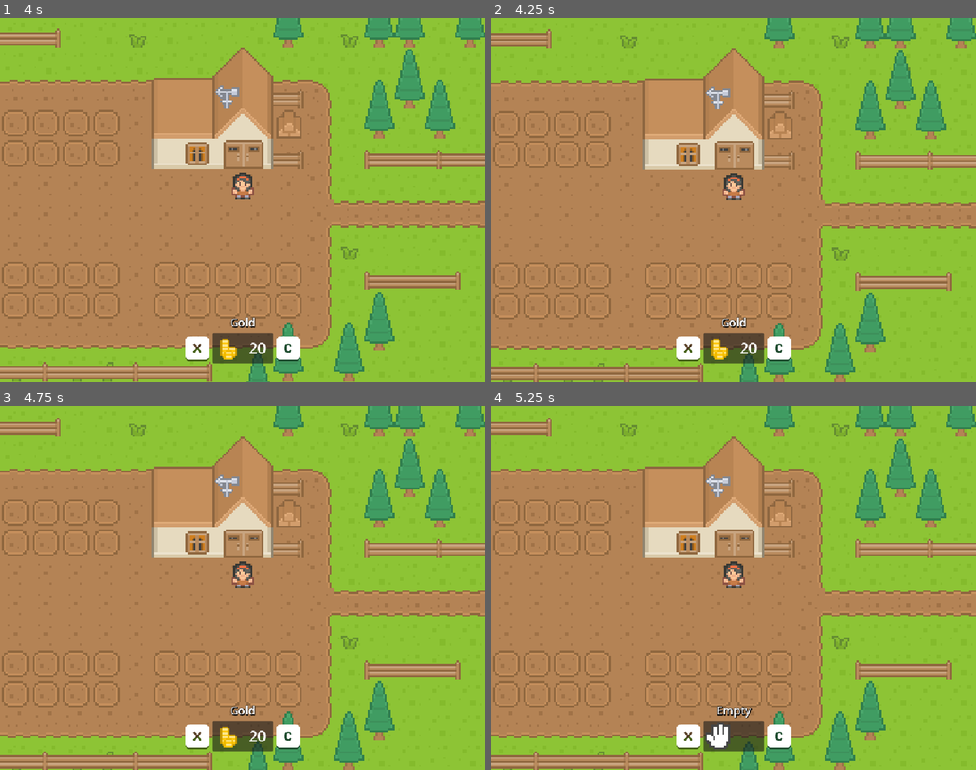
Above: before the commit, frames 1-4 (two rows, left to right).
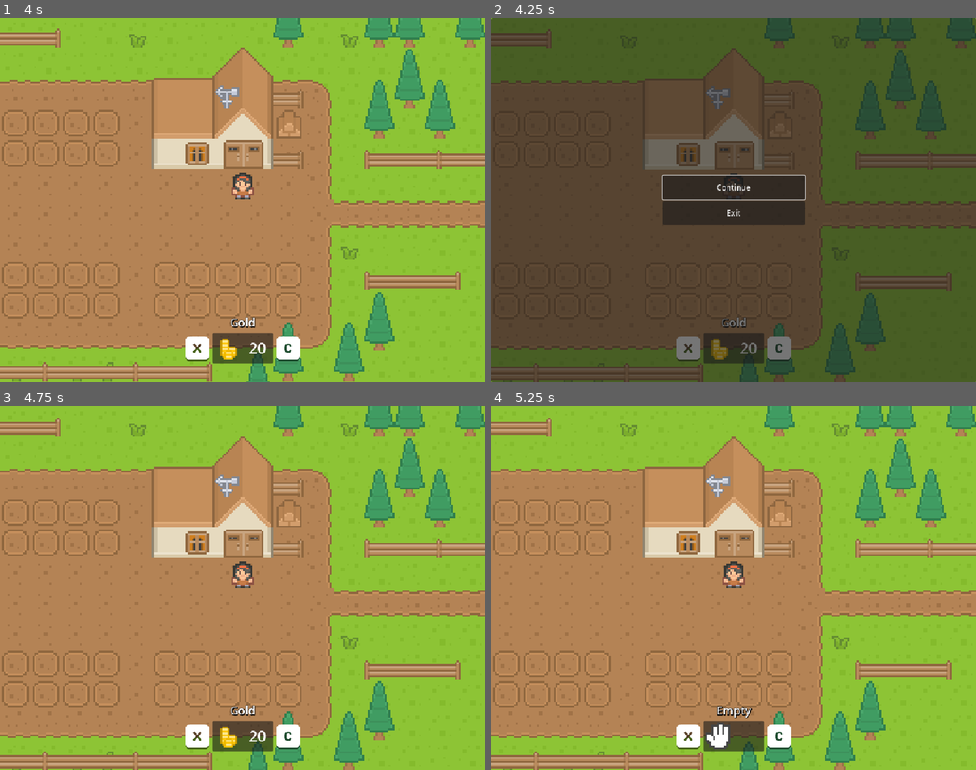
Above: after the commit, the same moments.

Repository: Kazakh-British-Technical-University/sunshine-farm
Game: Godot game, scene res://game.tscn
The game is run twice, just before and just after one commit, with the same random seed, the same clock (stepped at 60 frames per second) and the same inputs.
Inputs (mouse positions are in pixels of both pictures, inside the frame that each line leads up to):
- Up to frame 1 (4 s): hold C (switch_item_right) 0.53-1.28 s; tap E (interact) every 0.75 s from 0.6 to 3.6 s; hold S (move_down) 1.28-2.03 s; hold C (switch_item_right) 2.03-2.78 s; hold W (move_up) 2.78-3.53 s; hold X (switch_item_left) from 3.53 s (still down)
- Up to frame 2 (4.25 s): keep holding X (switch_item_left); tap Escape (pause, bound only after the commit) at 4.15 s
- Up to frame 3 (4.75 s): release X (switch_item_left) at 4.25 s; click (242, 573) at 4.25 s, where only the run after the commit has a clickable "Continue"
- Up to frame 4 (5.25 s): tap Enter at 5 s; hold X (switch_item_left) from 5.03 s (still down); tap E (interact) at 5.1 s

Frame 1 is identical in both runs. In frame 2, 100% of the frame differs, in the area x 0-100%, y 0-100%; in frame 3, less than 0.1%; in frame 4, nothing differs.

Commit message:
Added pause menu

Diff:
--- a/game.tscn
+++ b/game.tscn
@@ -1,20 +1,11 @@
-[gd_scene load_steps=7 format=3 uid="uid://duiwwkprs8y16"]
+[gd_scene load_steps=5 format=3 uid="uid://duiwwkprs8y16"]
 
-[ext_resource type="PackedScene" uid="uid://du3mtxnk4scd8" path="res://scenes/systems/time_manager.tscn" id="1_onc1v"]
 [ext_resource type="Script" uid="uid://g4mcxi83jnta" path="res://scenes/systems/day_cycle_visuals.gd" id="2_4x7bl"]
-[ext_resource type="PackedScene" uid="uid://fp046x7gej7k" path="res://scenes/systems/sfx.tscn" id="2_iq3h7"]
 [ext_resource type="PackedScene" uid="uid://kbw1k1dep62t" path="res://scenes/ui/ui.tscn" id="3_7e3lt"]
-[ext_resource type="Script" uid="uid://cg85j6h5ty4ki" path="res://scenes/systems/inventory.gd" id="3_kxtjo"]
 [ext_resource type="PackedScene" uid="uid://bcwgp3lqy875b" path="res://scenes/levels/main_level.tscn" id="4_5yyoq"]
+[ext_resource type="PackedScene" uid="uid://jdk7o6k2id7y" path="res://scenes/ui/pause_menu/pause_menu.tscn" id="7_eow3j"]
 
 [node name="Game" type="Node2D"]
-
-[node name="TimeManager" parent="." instance=ExtResource("1_onc1v")]
-
-[node name="SFX" parent="." instance=ExtResource("2_iq3h7")]
-
-[node name="Inventory" type="Node" parent="."]
-script = ExtResource("3_kxtjo")
 
 [node name="DayCycleVisuals" type="CanvasModulate" parent="."]
 script = ExtResource("2_4x7bl")
@@ -24,3 +15,5 @@
 [node name="UI" parent="." instance=ExtResource("3_7e3lt")]
 
 [node name="MainLevel" parent="." instance=ExtResource("4_5yyoq")]
+
+[node name="PauseMenu" parent="." instance=ExtResource("7_eow3j")]
--- a/project.godot
+++ b/project.godot
@@ -18,6 +18,9 @@
 
 [autoload]
 
+Inventory="*res://scenes/systems/inventory.tscn"
+SFX="*res://scenes/systems/sfx.tscn"
+TimeManager="*res://scenes/systems/time_manager.tscn"
 Globals="*res://globals.gd"
 
 [display]
@@ -67,6 +70,11 @@
 "events": [Object(InputEventKey,"resource_local_to_scene":false,"resource_name":"","device":-1,"window_id":0,"alt_press …(191 unchanged characters)…
 ]
 }
+pause={
+"deadzone": 0.5,
+"events": [Object(InputEventKey,"resource_local_to_scene":false,"resource_name":"","device":-1,"window_id":0,"alt_pressed":false,"shift_pressed":false,"ctrl_pressed":false,"meta_pressed":false,"pressed":false,"keycode":0,"physical_keycode":4194305,"key_label":0,"unicode":0,"location":0,"echo":false,"script":null)
+]
+}
 
 [rendering]
 
--- a/scenes/objects/garden_bed/garden_bed.gd
+++ b/scenes/objects/garden_bed/garden_bed.gd
@@ -7,7 +7,7 @@
 
 # Called when the node enters the scene tree for the first time.
 func _ready():
-	Globals.time_manager.day_started.connect(_on_day_ended)
+	TimeManager.day_started.connect(_on_day_ended)
 
 	if ($InteractableComponent != null):
 		$InteractableComponent.interacted.connect(_on_interacted)
@@ -21,20 +21,16 @@
 
 
 func _plant_seed():
-	var inventory = Globals.inventory
-	if (inventory == null):
-		return
-
-	var current_item = inventory.current_item
+	var current_item = Inventory.current_item
 	if (current_item is not SeedItem):
 		return
 
-	if (!inventory.try_spend_item(current_item, 1)):
+	if (!Inventory.try_spend_item(current_item, 1)):
 		return
 
 	plant = load(current_item.plant_resource_path)
 	$PlantSprite.texture = plant.sprite_seed
-	Globals.sfx.play_effect(_sound_effect)
+	SFX.play_effect(_sound_effect)
 
 
 func _remove_plant():
@@ -50,12 +46,8 @@
 
 
 func _collect_plant():
-	var inventory = Globals.inventory
-	if (inventory == null):
-		return
-
 	var product = load(plant.product_resource_path)
-	inventory.add_item(product, plant.product_amount)
+	Inventory.add_item(product, plant.product_amount)
 
 
 func _on_day_ended():
--- a/scenes/objects/shop/shop_buy.gd
+++ b/scenes/objects/shop/shop_buy.gd
@@ -13,10 +13,6 @@
 
 
 func _on_interacted(origin):
-	var inventory = Globals.inventory
-	if (inventory == null):
-		return
-
-	if (inventory.try_spend_item(Globals.inventory.gold_item, item_for_sale.price)):
-		Globals.sfx.play_effect(_sound_effect)
-		inventory.add_item(item_for_sale, 1)
+	if (Inventory.try_spend_item(Inventory.gold_item, item_for_sale.price)):
+		SFX.play_effect(_sound_effect)
+		Inventory.add_item(item_for_sale, 1)
--- a/scenes/objects/shop/shop_sell.gd
+++ b/scenes/objects/shop/shop_sell.gd
@@ -8,14 +8,10 @@
 
 
 func _on_interacted(origin):
-	var inventory = Globals.inventory
-	if (inventory == null):
+	var current_item = Inventory.current_item
+	if (current_item == Inventory.empty_item || current_item == Inventory.gold_item):
 		return
 
-	var current_item = inventory.current_item
-	if (current_item == Globals.inventory.empty_item || current_item == Globals.inventory.gold_item):
-		return
-
-	if (inventory.try_spend_item(current_item, 1)):
-		Globals.sfx.play_effect(_sound_effect)
-		inventory.add_item(Globals.inventory.gold_item, current_item.price)
+	if (Inventory.try_spend_item(current_item, 1)):
+		SFX.play_effect(_sound_effect)
+		Inventory.add_item(Inventory.gold_item, current_item.price)
--- a/scenes/player/player.gd
+++ b/scenes/player/player.gd
@@ -11,8 +11,8 @@
 
 func _ready():
 	_spawn_point = global_position
-	Globals.time_manager.night_started.connect(_on_night_started)
-	Globals.time_manager.day_started.connect(_on_day_started)
+	TimeManager.night_started.connect(_on_night_started)
+	TimeManager.day_started.connect(_on_day_started)
 
 
 func _on_night_started():
@@ -36,9 +36,9 @@
 
 func _switch_item():
 	if (Input.is_action_just_pressed("switch_item_left")):
-		Globals.inventory.switch_item(-1)
+		Inventory.switch_item(-1)
 	elif (Input.is_action_just_pressed("switch_item_right")):
-		Globals.inventory.switch_item(1)
+		Inventory.switch_item(1)
 
 
 func _interact():
--- a/scenes/systems/day_cycle_visuals.gd
+++ b/scenes/systems/day_cycle_visuals.gd
@@ -6,9 +6,9 @@
 
 
 func _ready():
-	Globals.time_manager.day_started.connect(_on_day_stared)
-	Globals.time_manager.evening_started.connect(_on_evening_stared)
-	Globals.time_manager.night_started.connect(_on_night_stared)
+	TimeManager.day_started.connect(_on_day_stared)
+	TimeManager.evening_started.connect(_on_evening_stared)
+	TimeManager.night_started.connect(_on_night_stared)
 
 
 func _on_day_stared():
--- a/scenes/systems/inventory.gd
+++ b/scenes/systems/inventory.gd
@@ -1,5 +1,4 @@
 extends Node
-class_name Inventory
 
 signal current_item_changed(item: InventoryItem)
 signal items_updated(item: InventoryItem, new_amount: int)
@@ -9,9 +8,6 @@
 
 var empty_item = load("res://resources/items/empty.tres")
 var gold_item = load("res://resources/items/gold.tres")
-
-func _enter_tree():
-	Globals.inventory = self
 
 func _ready():
 	items[empty_item] = 1
--- /dev/null
+++ b/scenes/systems/inventory.tscn
@@ -0,0 +1,6 @@
+[gd_scene load_steps=2 format=3 uid="uid://cqvkndcpm7vx2"]
+
+[ext_resource type="Script" uid="uid://cg85j6h5ty4ki" path="res://scenes/systems/inventory.gd" id="1_p0jaf"]
+
+[node name="Inventory" type="Node2D"]
+script = ExtResource("1_p0jaf")
--- a/scenes/systems/sfx.gd
+++ b/scenes/systems/sfx.gd
@@ -1,9 +1,4 @@
 extends AudioStreamPlayer
-class_name SFX
-
-
-func _enter_tree():
-	Globals.sfx = self
 
 
 func play_effect(sound_effect):
--- a/scenes/systems/time_manager.gd
+++ b/scenes/systems/time_manager.gd
@@ -1,5 +1,4 @@
 extends Node
-class_name TimeManager
 
 signal day_started
 signal evening_started
@@ -10,9 +9,6 @@
 @export var night_duration: float
 
 var _timer: Timer
-
-func _enter_tree():
-	Globals.time_manager = self
 
 
 func _ready():
--- a/scenes/ui/current_item_ui.gd
+++ b/scenes/ui/current_item_ui.gd
@@ -4,10 +4,9 @@
 
 # Called when the node enters the scene tree for the first time.
 func _ready():
-	_inventory = Globals.inventory
-	_on_current_item_changed(_inventory.current_item)
-	_inventory.current_item_changed.connect(_on_current_item_changed)
-	_inventory.items_updated.connect(_on_items_updated)
+	_on_current_item_changed(Inventory.current_item)
+	Inventory.current_item_changed.connect(_on_current_item_changed)
+	Inventory.items_updated.connect(_on_items_updated)
 
 
 func _on_current_item_changed(item: InventoryItem):
@@ -17,10 +16,10 @@
 	if (item.name == "Empty"):
 		$Amount.text = ""
 	else:
-		$Amount.text = str(_inventory.items[item])
+		$Amount.text = str(Inventory.items[item])
 
 
 func _on_items_updated(item: InventoryItem, new_amount: int):
-	if (_inventory.current_item != item):
+	if (Inventory.current_item != item):
 		return
 	$Amount.text = str(new_amount)
--- /dev/null
+++ b/scenes/ui/pause_menu/pause_menu.gd
@@ -0,0 +1,29 @@
+extends CanvasLayer
+
+
+func _ready():
+	visible = false
+	$%ButtonContinue.pressed.connect(_on_continue)
+	$%ButtonExit.pressed.connect(_on_exit)
+
+
+func _process(delta):
+	if (Input.is_action_just_pressed("pause")):
+		_switch_active()
+
+
+func _switch_active():
+	var is_active = visible
+	visible = !is_active
+	get_tree().paused = !is_active
+
+	if (!is_active):
+		$%ButtonContinue.grab_focus()
+
+
+func _on_continue():
+	_switch_active()
+
+
+func _on_exit():
+	get_tree().quit()
--- /dev/null
+++ b/scenes/ui/pause_menu/pause_menu.tscn
@@ -0,0 +1,39 @@
+[gd_scene load_steps=2 format=3 uid="uid://jdk7o6k2id7y"]
+
+[ext_resource type="Script" uid="uid://b22tsfhv07kq8" path="res://scenes/ui/pause_menu/pause_menu.gd" id="1_kgchh"]
+
+[node name="PauseMenu" type="CanvasLayer"]
+process_mode = 3
+script = ExtResource("1_kgchh")
+
+[node name="Panel" type="Panel" parent="."]
+anchors_preset = 15
+anchor_right = 1.0
+anchor_bottom = 1.0
+grow_horizontal = 2
+grow_vertical = 2
+
+[node name="CenterContainer" type="CenterContainer" parent="Panel"]
+layout_mode = 1
+anchors_preset = 15
+anchor_right = 1.0
+anchor_bottom = 1.0
+grow_horizontal = 2
+grow_vertical = 2
+
+[node name="VBoxContainer" type="VBoxContainer" parent="Panel/CenterContainer"]
+custom_minimum_size = Vector2(300, 0)
+layout_mode = 2
+alignment = 1
+
+[node name="ButtonContinue" type="Button" parent="Panel/CenterContainer/VBoxContainer"]
+unique_name_in_owner = true
+custom_minimum_size = Vector2(0, 50)
+layout_mode = 2
+text = "Continue"
+
+[node name="ButtonExit" type="Button" parent="Panel/CenterContainer/VBoxContainer"]
+unique_name_in_owner = true
+custom_minimum_size = Vector2(0, 50)
+layout_mode = 2
+text = "Exit"
Not shown, added: scenes/ui/pause_menu/pause_menu.gd.uid
